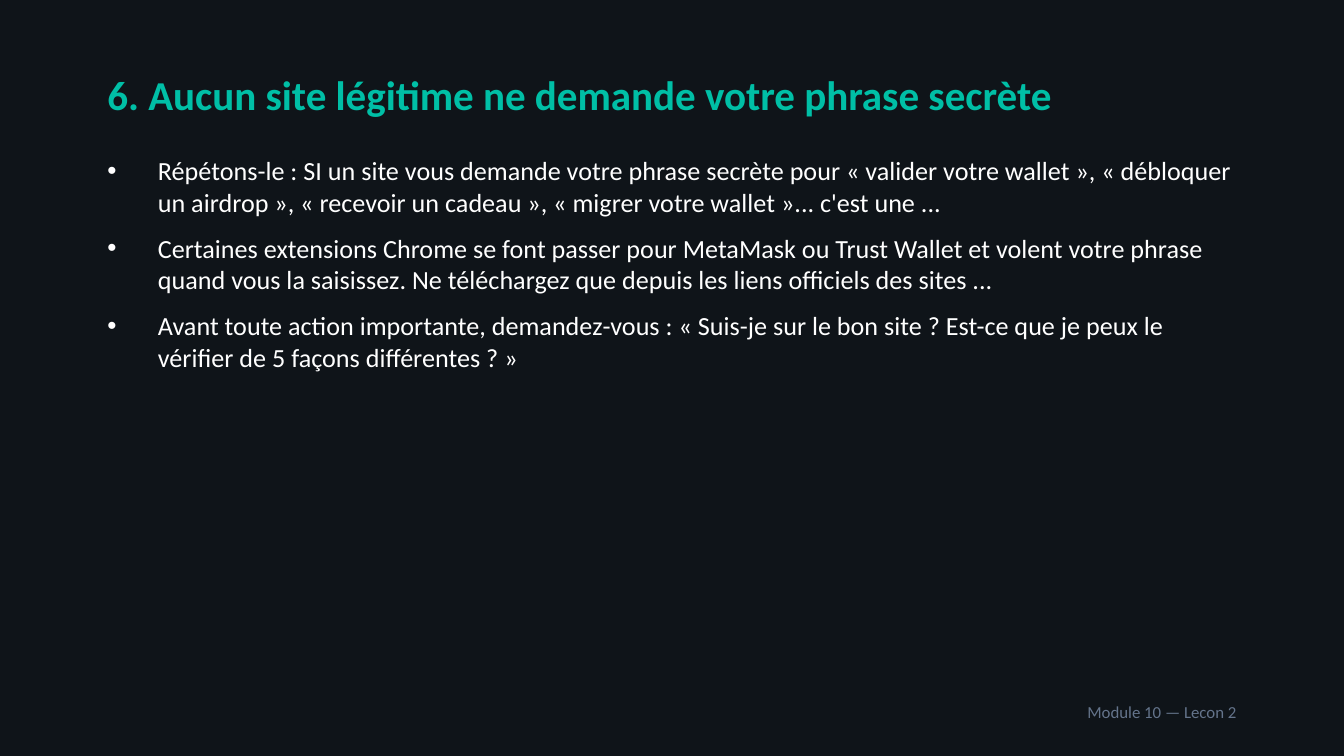
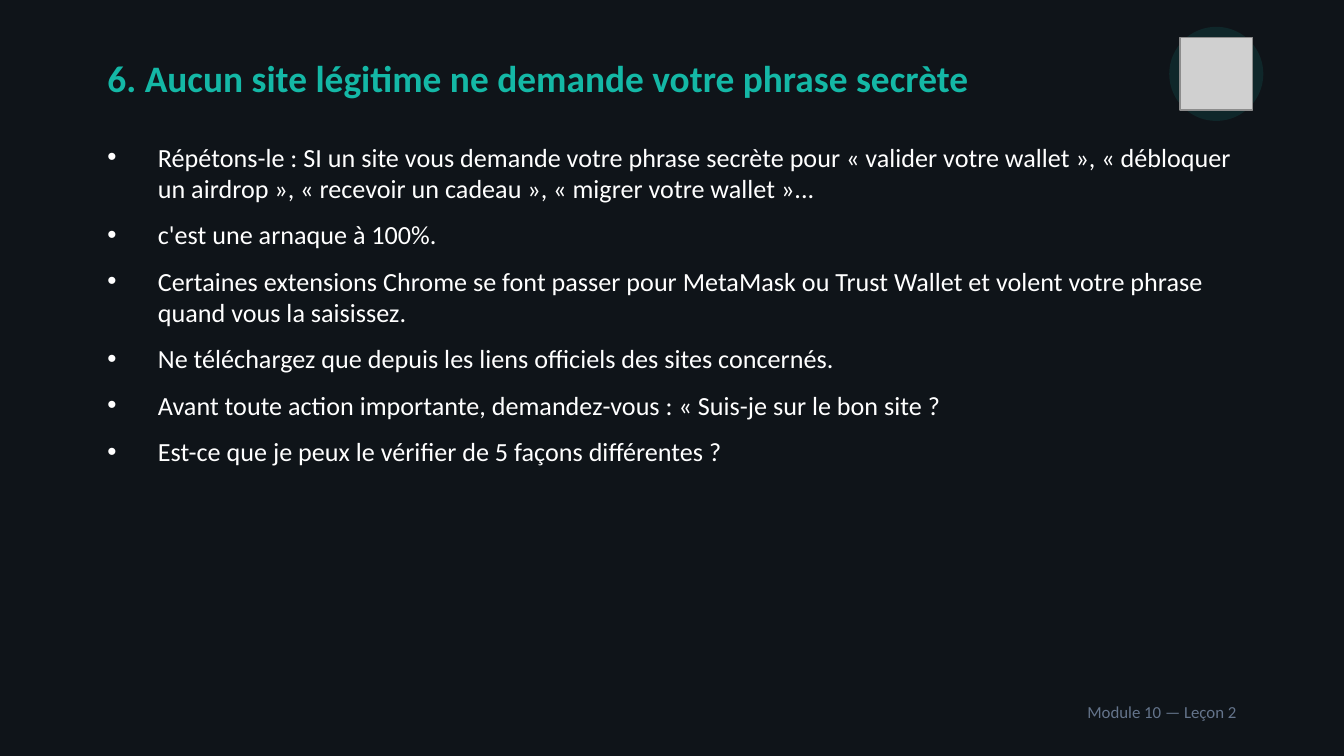
Before and after one commit to ooble27/acheter-tether-avec-terex, a slide deck: slide 22 of public/course-materials/pptx/Module-10-Sécurité-arnaques-phishing-bonnes-pratiques.pptx (slide 11 before the commit). Drawn at 1344x756 pixels with LibreOffice and Linux fonts; fonts in the diff are those of the drawing; grey boxes stand for pictures. Boxes give left, top, right and bottom in pixels: in the first picture for what was removed or moved away, otherwise in the second. Text is boxed around its words. In the diff, an @@ line names an element or a change of style, - is before the commit and + after.

Commit message:
feat(academy): redesign UX + enrich course materials with illustrations (#42)
- 4-view navigation (catalog → course → module → lesson) replacing accordion layout
- Color-coded module cards grid with progress rings and download buttons
- All 11 modules now have visually rich PPTX/PDF with embedded icons, varied layouts
- Added Module-02 (Sécurité et portefeuilles) materials

```diff
--- a/public/course-materials/pptx/Module-10-Sécurité-arnaques-phishing-bonnes-pratiques.pptx
+++ b/public/course-materials/pptx/Module-10-Sécurité-arnaques-phishing-bonnes-pratiques.pptx
@@ ellipse added at <box>1169,27,1263,121</box>, fill #14B8A6 at 12% opacity @@
@@ text "6. Aucun site légitime ne ...": place and size @@
-text "6. Aucun site légitime ne ..." at <box>107,81,1051,117</box>
+text "6. Aucun site légitime ne ..." at <box>107,66,968,99</box>
@@ text "6. Aucun site légitime ne ..." at <box>107,66,968,99</box>: size 22 to 20 pt, text colour #00BFA6 to #14B8A6 @@
@@ picture added at <box>1180,38,1253,110</box> @@
@@ text at <box>158,149,1231,466</box>: text changed @@
-• Répétons-le : SI un site vous demande votre phrase secrète pour « valider votre wallet », « débloquer un airdrop », « recevoir un cadeau », « migrer votre wallet »... c'est une ...
-• Certaines extensions Chrome se font passer pour MetaMask ou Trust Wallet et volent votre phrase quand vous la saisissez. Ne téléchargez que depuis les liens officiels des sites ...
-• Avant toute action importante, demandez-vous : « Suis-je sur le bon site ? Est-ce que je peux le vérifier de 5 façons différentes ? »
+• Répétons-le : SI un site vous demande votre phrase secrète pour « valider votre wallet », « débloquer un airdrop », « recevoir un cadeau », « migrer votre wallet »...
+• c'est une arnaque à 100%.
+• Certaines extensions Chrome se font passer pour MetaMask ou Trust Wallet et volent votre phrase quand vous la saisissez.
+• Ne téléchargez que depuis les liens officiels des sites concernés.
+• Avant toute action importante, demandez-vous : « Suis-je sur le bon site ?
+• Est-ce que je peux le vérifier de 5 façons différentes ?
@@ text at <box>1087,706,1237,721</box>: text changed @@
-Module 10 — Lecon 2
+Module 10 — Leçon 2
```
Also in this commit, not shown: 22 other slides changed, 12 slides added, 23 other files.
